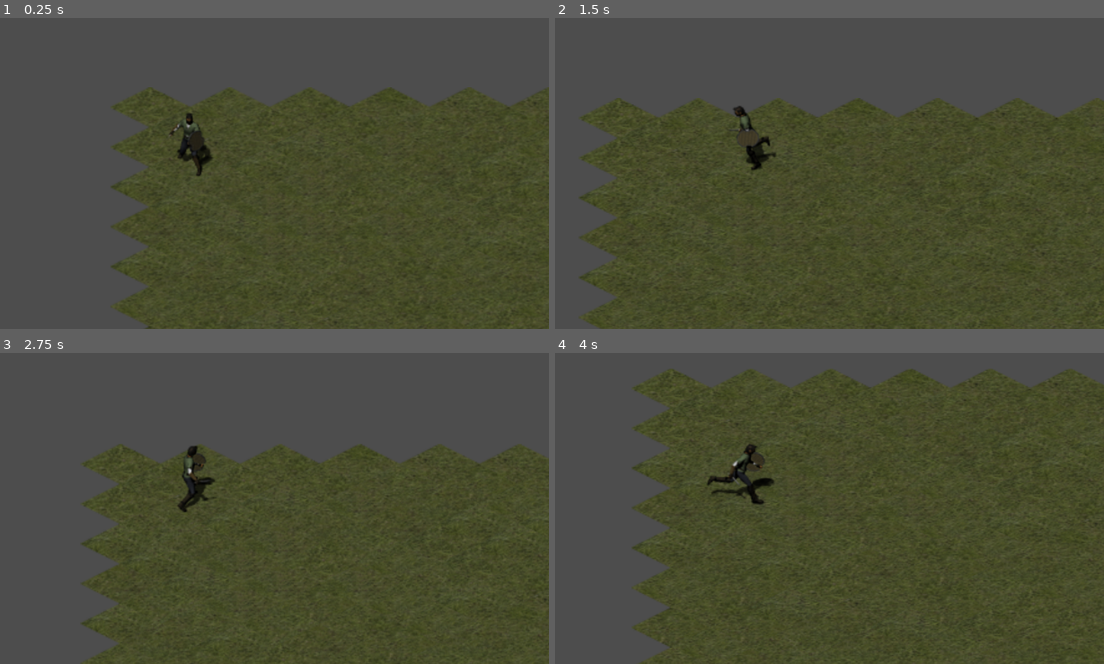
Above: before the commit, frames 1-4 (two rows, left to right).
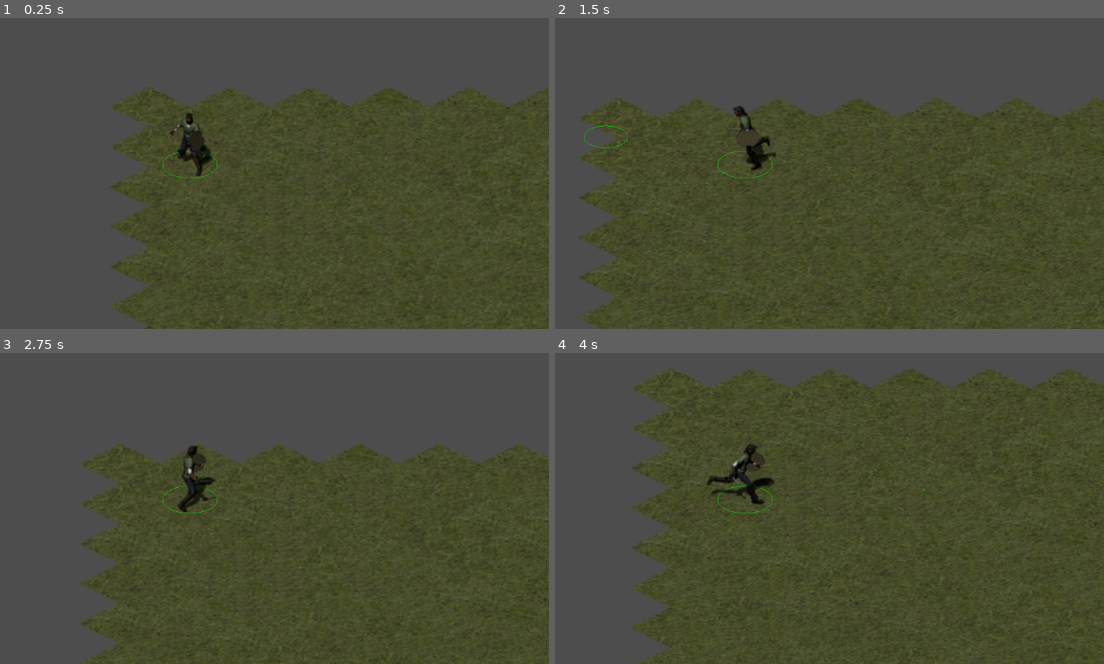
Above: after the commit, the same moments.

Repository: tharmoth/iso_rpg
Game: Godot game, scene res://Scenes/main.tscn
The game is run twice, just before and just after one commit, with the same random seed, the same clock (stepped at 60 frames per second) and the same inputs.
Inputs (mouse positions are in pixels of both pictures, inside the frame that each line leads up to):
- Up to frame 1 (0.25 s): no input
- Up to frame 2 (1.5 s): tap Enter at 0.5 s; move the mouse to (900, 108) at 0.52 s; hold Right (ui_right) 0.53-1.28 s; click (900, 108) at 0.67 s; move the mouse to (598, 148) at 1.27 s; hold Down (ui_down) from 1.28 s (still down); click (598, 148) at 1.42 s
- Up to frame 3 (2.75 s): move the mouse to (263, 374) at 2.02 s; release Down (ui_down) at 2.03 s; hold Right (ui_right) from 2.03 s (still down); click (263, 374) at 2.17 s
- Up to frame 4 (4 s): move the mouse to (708, 542) at 2.77 s; release Right (ui_right) at 2.78 s; hold Up (ui_up) 2.78-3.53 s; click (708, 542) at 2.92 s; move the mouse to (961, 524) at 3.52 s; hold Left (ui_left) from 3.53 s (still down); click (961, 524) at 3.67 s

The runs differ from the first frame. In frame 1, less than 0.1% of the frame differs, in the area x 29-40%, y 42-52%; in frame 2, 0.1%, in the area x 5-40%, y 34-52%; in frame 3, less than 0.1%; in frame 4, less than 0.1%.

Commit message:
i forgor

Diff:
--- a/Scenes/character.gd
+++ b/Scenes/character.gd
@@ -7,6 +7,9 @@
 
 enum NorthSouthFacing {NORTH, NONE, SOUTH}
 var current_north_south_facing := NorthSouthFacing.NONE
+
+var click_circle = 0
+const CIRLCE_SIZE = 22
 
 var current_facing := "SOUTH" :
 	set(value):
@@ -24,6 +27,14 @@
 	var animation = State.keys()[current_state] + "_" + current_facing
 	$AnimationPlayer.play(animation)
 
+func _draw():
+	draw_set_transform(Vector2(0, 0), 0, Vector2(1, .5))
+	draw_arc(Vector2(0, 60), CIRLCE_SIZE, 0, 360, 100, Color(.1, .7, .1))
+
+	if click_circle > 0:
+		draw_set_transform(Vector2(0, 0), 0, Vector2(1, .5))
+		draw_arc(to_local($NavigationAgent2D.get_final_position()), click_circle, 0, 360, 100, Color(.1, .7, .1))
+
 func _ready():
 	current_state = current_state
 	$NavigationAgent2D.velocity_computed.connect(_on_nav_velocity_computed)
@@ -32,6 +43,10 @@
 	velocity = safe_velocity
 
 func _physics_process(delta) -> void:
+
+	click_circle -= 66 * delta
+	if click_circle > -1:
+		queue_redraw()
 
 	_update_facing()
 	_update_state()
@@ -46,8 +61,9 @@
 
 func _input(event):
 	# Mouse in viewport coordinates.
-	if event is InputEventMouseButton and event.is_pressed():
+	if event is InputEventMouseButton and event.is_pressed() and event.button_index == MOUSE_BUTTON_LEFT:
 		$NavigationAgent2D.target_position = get_global_mouse_position()
+		click_circle = CIRLCE_SIZE
 
 func _update_state() -> void:
 	if velocity.length() > 0 and current_state != State.RUN:
